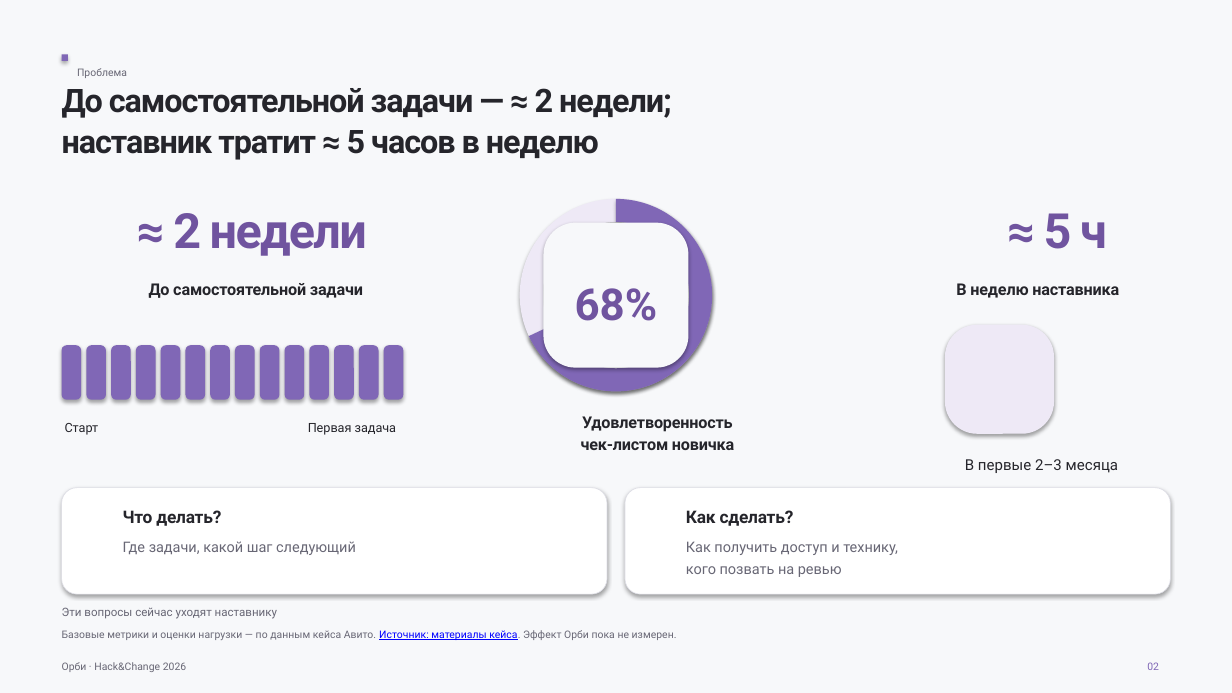
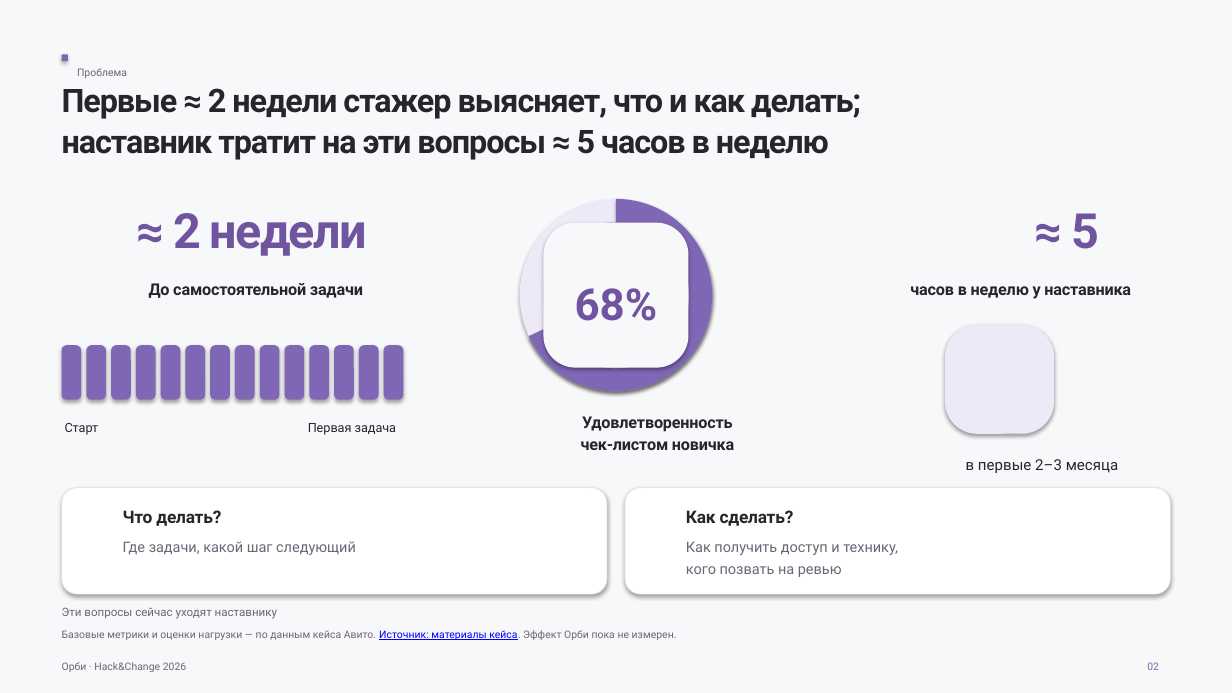
Before and after one commit to luhgeek1/avito-helpus, a slide deck: slide 2 of docs/presentation/orbi-presentation.pptx. Drawn at 1232x693 pixels with LibreOffice and Linux fonts; fonts in the diff are those of the drawing. Boxes give left, top, right and bottom in pixels: in the first picture for what was removed or moved away, otherwise in the second. Text is boxed around its words. In the diff, an @@ line names an element or a change of style, - is before the commit and + after.

```diff
--- a/docs/presentation/orbi-presentation.pptx
+++ b/docs/presentation/orbi-presentation.pptx
@@ text at bbox=[62, 88, 861, 160]: text changed @@
-До самостоятельной задачи — ≈ 2 недели;
-наставник тратит ≈ 5 часов в неделю
+Первые ≈ 2 недели стажер выясняет, что и как делать;
+наставник тратит на эти вопросы ≈ 5 часов в неделю
@@ text at bbox=[1071, 213, 1099, 249]: text changed @@
-≈ 5 ч
+≈ 5
@@ text at bbox=[910, 286, 1131, 299]: text changed @@
-В неделю наставника
+часов в неделю у наставника
@@ text at bbox=[966, 459, 1118, 473]: text changed @@
-В первые 2–3 месяца
+в первые 2–3 месяца
```
Also in this commit, not shown: 15 other slides changed, 4 other files.
